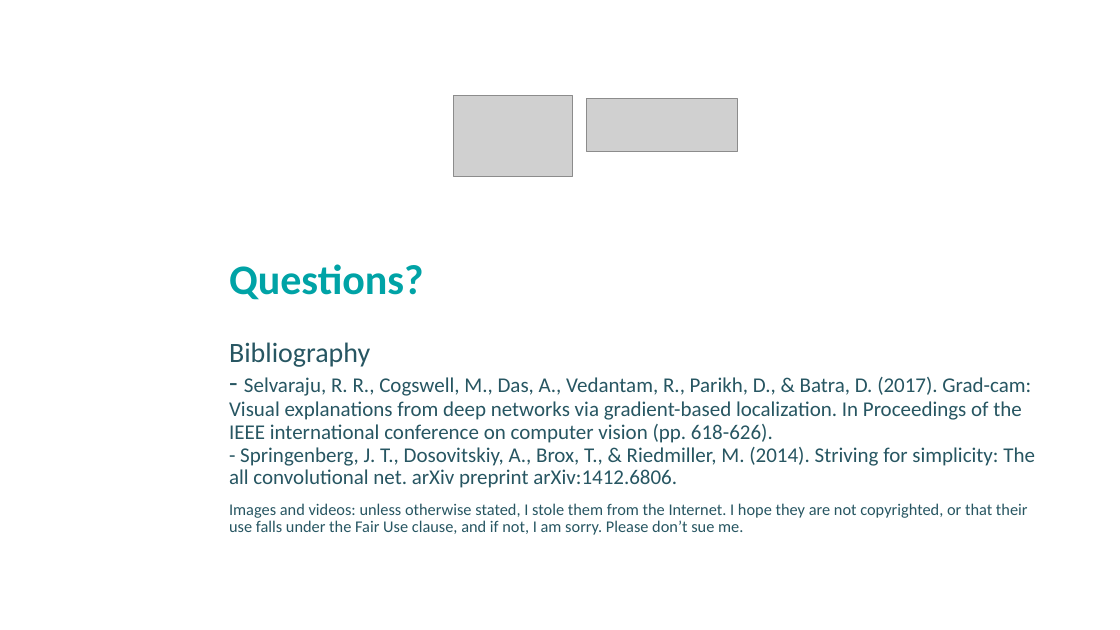
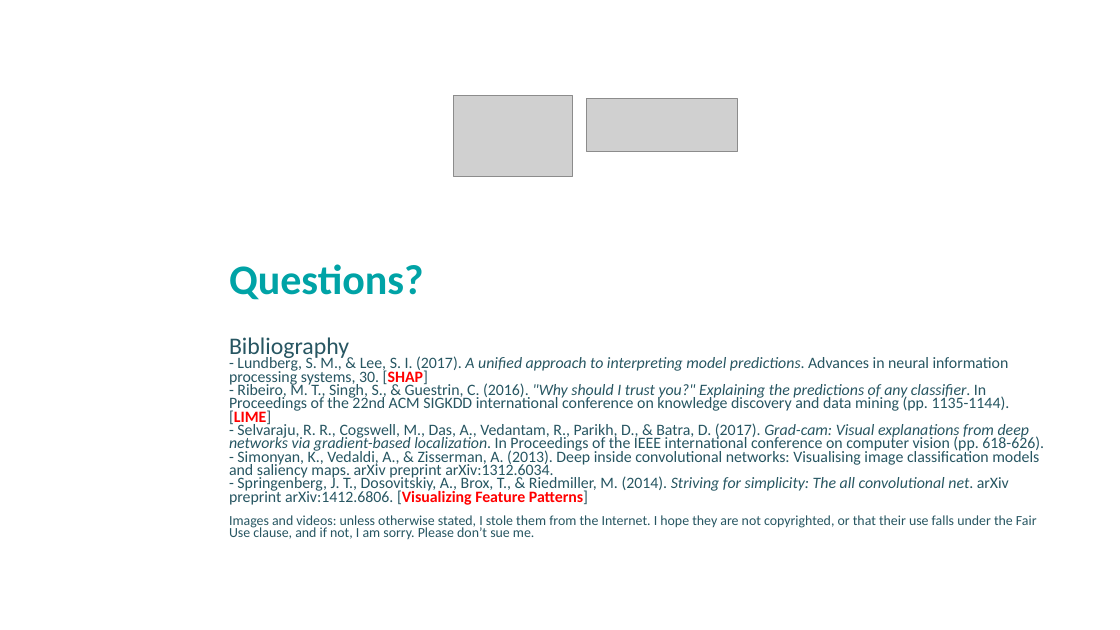
Before and after one commit to albertotonda/teaching, a slide deck: slide 11 of deep-learning-in-practice-with-pytorch/2-cnn-visualization.pptx (slide 9 before the commit). Drawn at 1120x630 pixels with LibreOffice and Linux fonts; fonts in the diff are those of the drawing; grey boxes stand for pictures; background and template pictures are left out. Boxes give left, top, right and bottom in pixels: in the first picture for what was removed or moved away, otherwise in the second. Text is boxed around its words. In the diff, an @@ line names an element or a change of style, - is before the commit and + after.

```diff
--- a/deep-learning-in-practice-with-pytorch/2-cnn-visualization.pptx
+++ b/deep-learning-in-practice-with-pytorch/2-cnn-visualization.pptx
@@ subtitle at bbox=[229, 337, 1044, 505]: text changed; size 18 to 13.6 pt @@
-Bibliography
-- Selvaraju, R. R., Cogswell, M., Das, A., Vedantam, R., Parikh, D., & Batra, D. (2017). Grad-cam: Visual explanations from deep networks via gradient-based localization. In Proceedings of the IEEE international conference on computer vision (pp. 618-626).
-- Springenberg, J. T., Dosovitskiy, A., Brox, T., & Riedmiller, M. (2014). Striving for simplicity: The all convolutional net. arXiv preprint arXiv:1412.6806.
+Bibliography
+- Lundberg, S. M., & Lee, S. I. (2017). A unified approach to interpreting model predictions. Advances in neural information processing systems, 30. [SHAP]
+- Ribeiro, M. T., Singh, S., & Guestrin, C. (2016). "Why should I trust you?" Explaining the predictions of any classifier. In Proceedings of the 22nd ACM SIGKDD international conference on knowledge discovery and data mining (pp. 1135-1144). [LIME]
+- Selvaraju, R. R., Cogswell, M., Das, A., Vedantam, R., Parikh, D., & Batra, D. (2017). Grad-cam: Visual explanations from deep networks via gradient-based localization. In Proceedings of the IEEE international conference on computer vision (pp. 618-626).
+- Simonyan, K., Vedaldi, A., & Zisserman, A. (2013). Deep inside convolutional networks: Visualising image classification models and saliency maps. arXiv preprint arXiv:1312.6034.
+- Springenberg, J. T., Dosovitskiy, A., Brox, T., & Riedmiller, M. (2014). Striving for simplicity: The all convolutional net. arXiv preprint arXiv:1412.6806. [Visualizing Feature Patterns]
@@ subtitle at bbox=[229, 515, 1037, 539]: size 14 to 11.9 pt in "Images and videos: unless otherwise stated, I ..."; line spacing 0.9 to 0.7 @@
```
Also in this commit, not shown: 7 other slides changed, 2 slides added, 11 other files.
